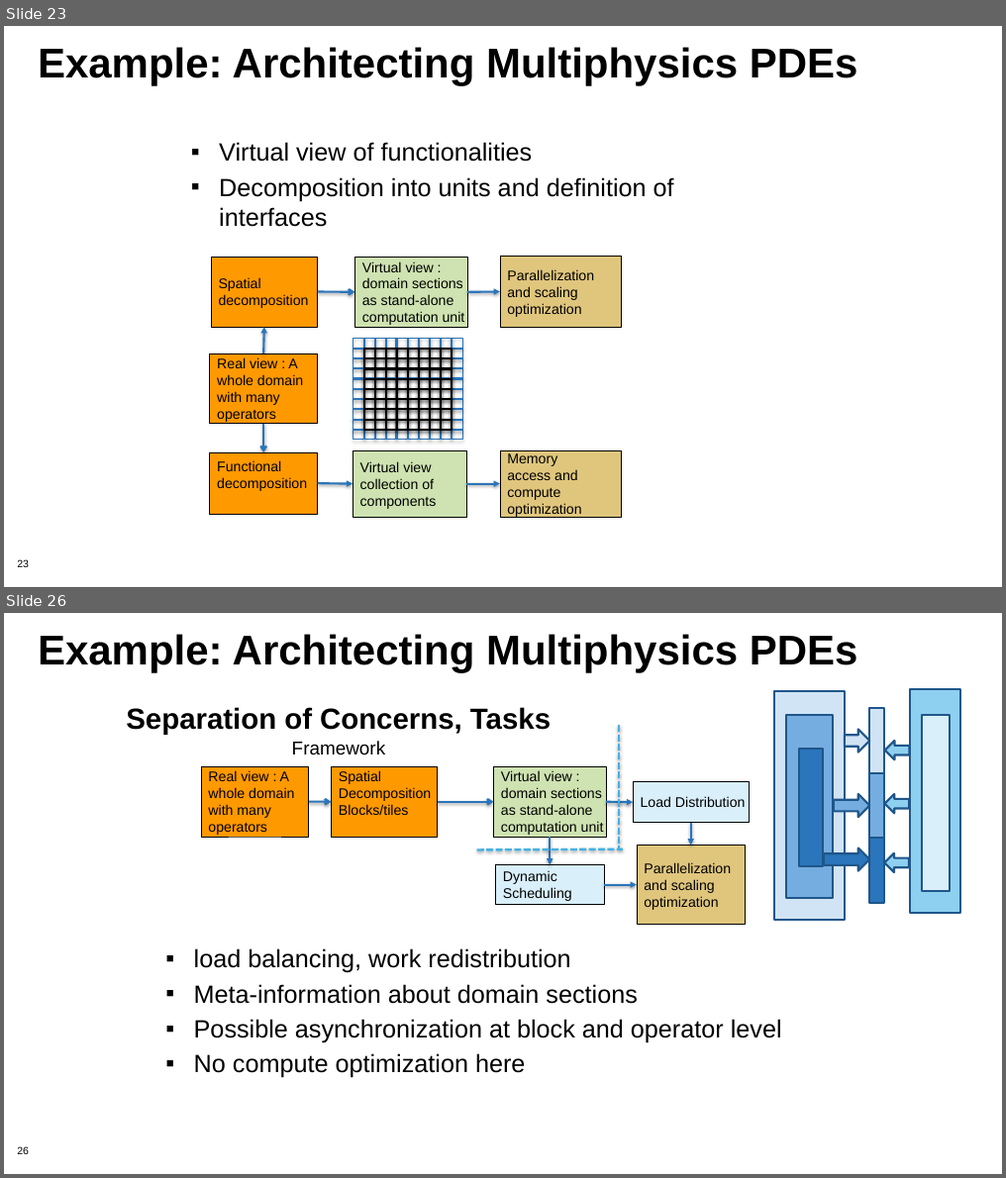
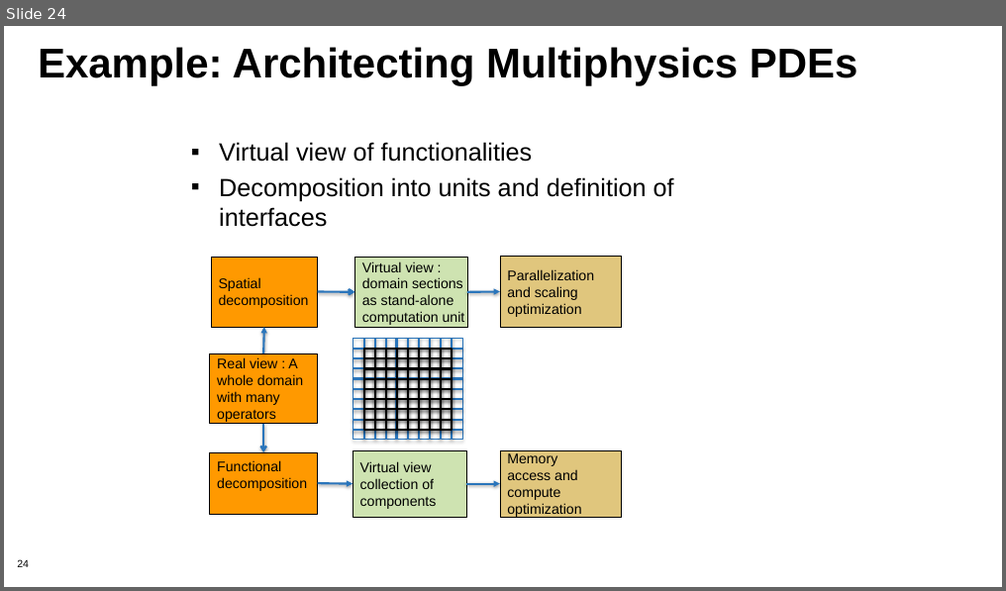
Before and after one commit to betterscientificsoftware/bssw-tutorial, a slide deck: presentations/04-design.pptx. Shown one above the other, each under a label of ours: slides 23 and 26 before the commit, slide 24 after it; the slides between them are not shown. The pictures are 1006x1178 and 1006x591 pixels, drawn with LibreOffice and Linux fonts; fonts in the diff are those of the drawing; background and template pictures are left out. Boxes give left, top, right and bottom in pixels: in the first picture for what was removed or moved away, otherwise in the second. Text is boxed around its words. In the diff, an @@ line names an element or a change of style, - is before the commit and + after.

```diff
--- a/presentations/04-design.pptx
+++ b/presentations/04-design.pptx
@@ slide 26 removed at (x1=4, y1=613, x2=1002, y2=1174), background #FFFFFF; not listed: 1 template element that a slide beside it also shows @@
@@ text removed at (x1=38, y1=634, x2=858, y2=672) @@
-Example: Architecting Multiphysics PDEs
@@ title removed at (x1=126, y1=707, x2=550, y2=735) @@
-Separation of Concerns, Tasks
@@ line removed from (619, 725) to (619, 850) @@
@@ text removed at (x1=292, y1=741, x2=385, y2=755) @@
-Framework
@@ rectangle removed at (x1=201, y1=766, x2=309, y2=837) @@
-Real view : A
-whole domain
-with many
-operators
@@ rectangle removed at (x1=331, y1=766, x2=438, y2=837) @@
-Spatial
-Decomposition
-Blocks/tiles
@@ rectangle removed at (x1=494, y1=766, x2=606, y2=837) @@
-Virtual view :
-domain sections
-as stand-alone
-computation unit
@@ rectangle removed at (x1=633, y1=782, x2=748, y2=823) @@
-Load Distribution
@@ arrow removed from (309, 802) to (331, 802) @@
@@ arrow removed from (438, 802) to (494, 802) @@
@@ arrow removed from (606, 802) to (633, 802) @@
@@ line removed from (477, 851) to (623, 850) @@
@@ arrow removed from (549, 837) to (549, 865) @@
@@ rectangle removed at (x1=637, y1=845, x2=746, y2=925) @@
-Parallelization
-and scaling
-optimization
@@ arrow removed from (690, 823) to (690, 845) @@
@@ rectangle removed at (x1=496, y1=865, x2=604, y2=905) @@
-Dynamic
-Scheduling
@@ group removed at (x1=773, y1=688, x2=960, y2=920): 8 rectangles, 3 right arrows, 3 left arrows @@
@@ arrow removed from (604, 884) to (637, 884) @@
@@ text removed at (x1=194, y1=949, x2=782, y2=1078) @@
-▪ load balancing, work redistribution
-▪ Meta-information about domain sections
-▪ Possible asynchronization at block and operator level
-▪ No compute optimization here
@@ what was slide 23 is now slide 24 @@
@@ page number at (x1=17, y1=560, x2=29, y2=568): text changed @@
-23
+24
```
Also in this commit, not shown: 5 slides changed, 3 other slides removed.
